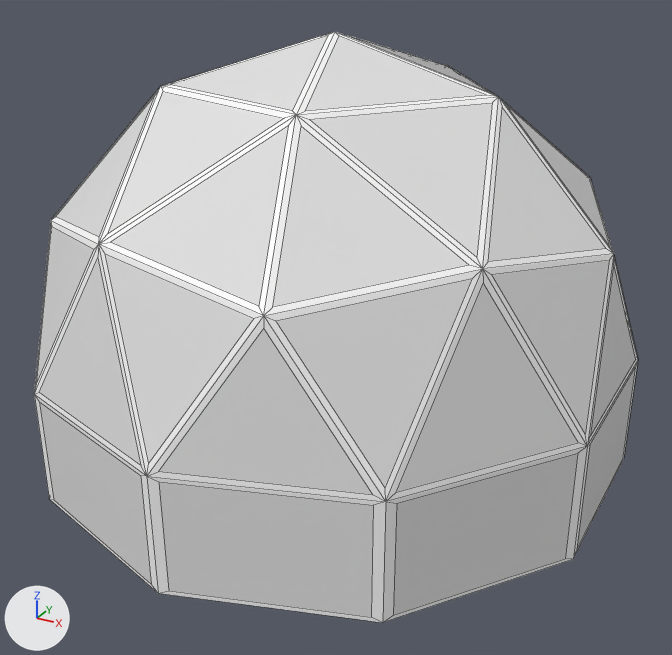
One commit to the FBX model Assets/Models/garden.fbx: the scene before it, then after it.
Camera for both pictures: a 50 mm lens placed at (5.63, -10.22, 6.74), pointed at (0.21, -0.36, 1.81). Lighting does not change. The marker at lower left points along +X, +Y and +Z. Mesh edges are drawn as thin lines. Where no turn or scale is listed for an object, it has been applied to the vertices. Vertices at the same position are counted once.

The first picture shows 'Base', 'Dome'.
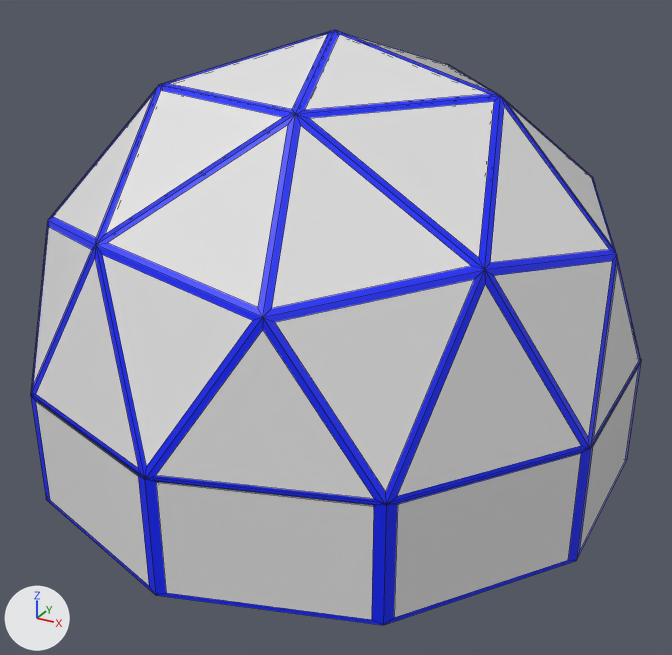
Commit message: updated garden

What changed in the scene script:
```text
Change mat_border:
    mat_border.base_color: (1.0, 1.0, 1.0) -> (0.0, 0.0143, 1.0)  # white #ffffff -> blue #0020ff
Change me_icosphere:
    used by ob_base; location = (0.0, 0.0, 1.0)
    remove me_icosphere.from_pydata(...)  # 60 vertices, 51 faces; spans x -3.8..3.8, y -4.0..4.0, z -1.0..0.5
    add me_icosphere.from_pydata(...)  # 120 vertices, 119 faces; spans x -3.84..3.84, y -4.04..4.04, z -1.0..0.51
    me_icosphere part 2
    51 faces are deleted
    30 vertices are added at x -3.84..3.84, y -4.04..4.04, z -1.0..-0.95
    20 new vertices lie (0.0, 0.0, 1.41) away from vertices in x -3.84..3.84, y -4.0..4.0, z -0.95
    10 new vertices lie (0.0, 0.0, 1.51) away from vertices in x -3.84..3.84, y -4.04..4.04, z -1.0
    99 new faces join them, mat_border (blue #0020ff)
    20 new faces join them, mat_glas (white #e7e7e7)
Change me_icosphere_001:
    used by ob_dome; location = (0.0, 0.0, 1.0)
    remove me_icosphere_001.from_pydata(...)  # 146 vertices, 160 faces; spans x -3.8..3.8, y -4.0..4.0, z 0.5..4.5
    add me_icosphere_001.from_pydata(...)  # 292 vertices, 329 faces; spans x -3.84..3.84, y -4.04..4.04, z 0.48..4.52
    me_icosphere_001 part 1: 146 vertices added at x -3.84..3.84, y -4.04..4.04, z 0.48..4.52
```

What differs and where, as boxes [x1, y1, x2, y2] in the pictures (672 x 655 px):
'Dome', recoloured, reshaped: before [34, 32, 638, 502]; after [31, 30, 641, 505]
'Base', recoloured, reshaped: before [34, 361, 638, 623]; after [31, 358, 641, 625]
part 1 of me_icosphere_001, added: after [31, 30, 641, 505]
part 2 of me_icosphere, built on: after [31, 358, 641, 625]
